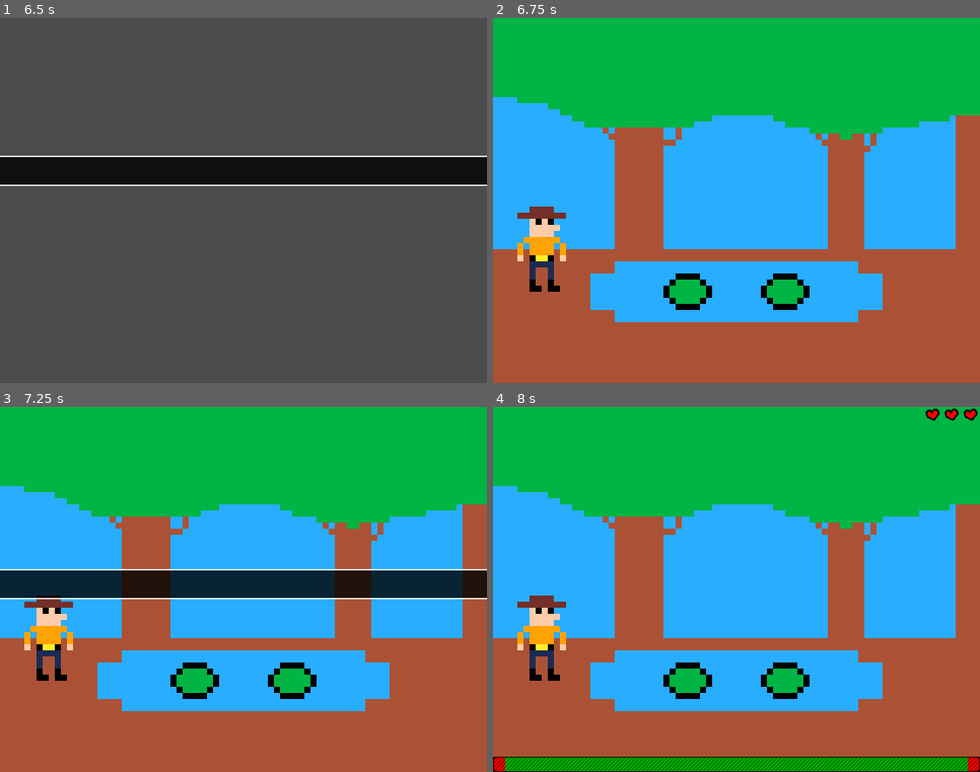
Above: before the commit, frames 1-4 (two rows, left to right).
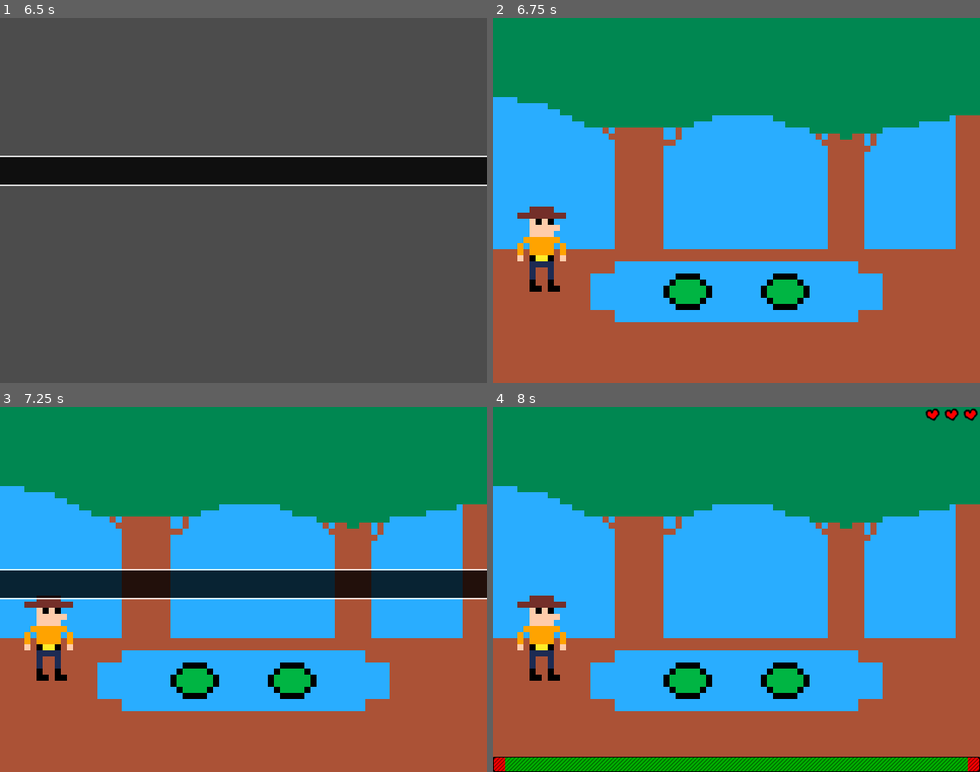
Above: after the commit, the same moments.

Repository: swashdev/minigame-madness
Game: Godot game, scene res://master/scenes/master.tscn
Same seed, same stepped clock (60 frames per second), same inputs: the game is played once before the commit and once after it.
Inputs (mouse positions are in pixels of both pictures, inside the frame that each line leads up to):
- Up to frame 1 (6.5 s): click "New Game" at 0.5 s; tap Enter at 1.25, 2.75, 5 s; move the mouse to (350, 182) at 1.27 s; hold Space (action) 1.28-2.03 s; hold Right (move_right) 1.28-2.78 s; tap Up (move_up) at 1.52, 2.27, 3.77, 4.52, 5.27 s; move the mouse to (146, 218) at 2.02 s; tap A (secret_a) at 2.1, 4.35 s; move the mouse to (292, 120) at 2.77 s; hold Left (move_left) 2.78-3.53 s; tap B (secret_b) at 2.85, 5.1 s; move the mouse to (219, 273) at 3.52 s; hold Right (move_right) 3.53-5.03 s; tap Space (action) at 3.6, 4.25 s; move the mouse to (389, 255) at 4.27 s; move the mouse to (97, 145) at 5.02 s; hold Left (move_left) 5.03-5.78 s; move the mouse to (267, 200) at 5.77 s; hold Right (move_right) from 5.78 s (still down); hold Space (action) from 5.78 s (still down)
- Up to frame 2 (6.75 s): move the mouse to (663, 109) at 6.52 s; release Right (move_right) at 6.53 s; release Space (action) at 6.53 s; hold Left (move_left) from 6.53 s (still down); tap A (secret_a) at 6.6 s
- Up to frame 3 (7.25 s): keep holding Left (move_left); tap Up (move_up) at 6.77 s
- Up to frame 4 (8 s): keep holding Left (move_left); move the mouse to (843, 571) at 7.27 s; tap B (secret_b) at 7.35 s; tap Up (move_up) at 7.52 s

Frame 1 is identical in both runs. In frame 2, 28% of the frame differs, in the area x 0-100%, y 0-34%; in frame 3, 28%; in frame 4, 28%.

Commit message:
[PITFALL] Use darker greens.
The vine, tree leaves, and gators now use a much darker shade of green
to make them more visible against the blue background.  The lily pads
are not affected by this change.

Diff:
--- a/mini/pitfall/pitfall_minigame.tscn
+++ b/mini/pitfall/pitfall_minigame.tscn
@@ -100,7 +100,7 @@
 rotation = 0.436332
 points = PoolVector2Array( 0, 0, 0, 20 )
 width = 1.0
-default_color = Color( 0, 0.709804, 0.262745, 1 )
+default_color = Color( 0, 0.529412, 0.317647, 1 )
 
 [node name="VineTip" type="Area2D" parent="Vine"]
 position = Vector2( -0.0200882, 19.9392 )
Binary file changed: mini/pitfall/images/background/background.png
Binary file changed: mini/pitfall/images/obstacles/gator/closed.png
Binary file changed: mini/pitfall/images/obstacles/gator/open.png
Not shown, changed: CHANGELOG.md
